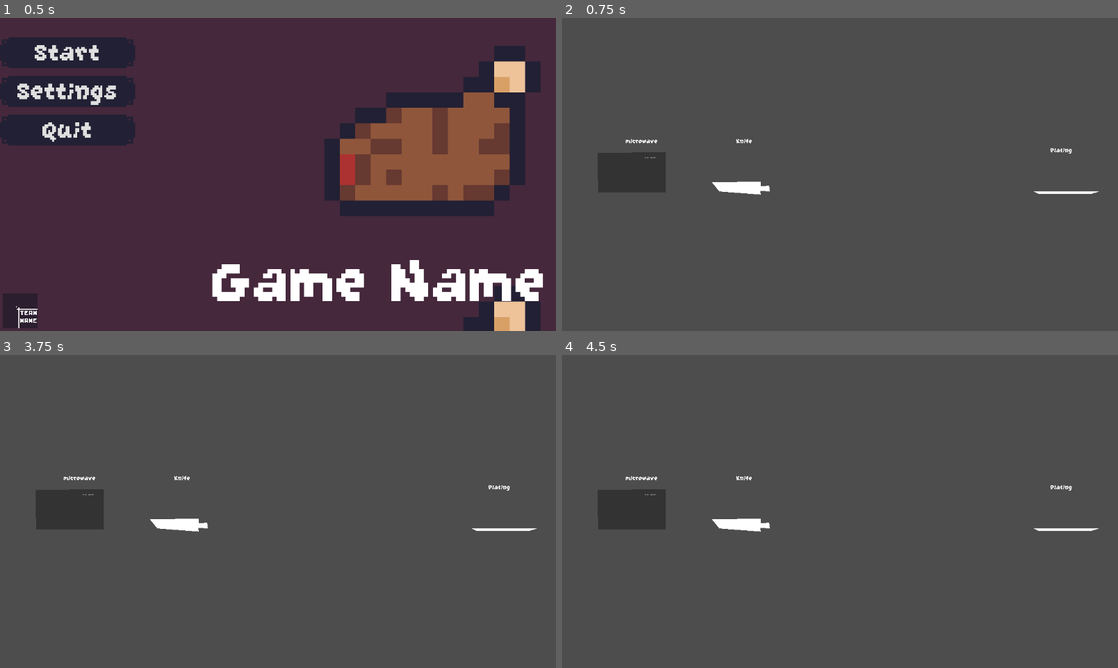
Above: before the commit, frames 1-4 (two rows, left to right).
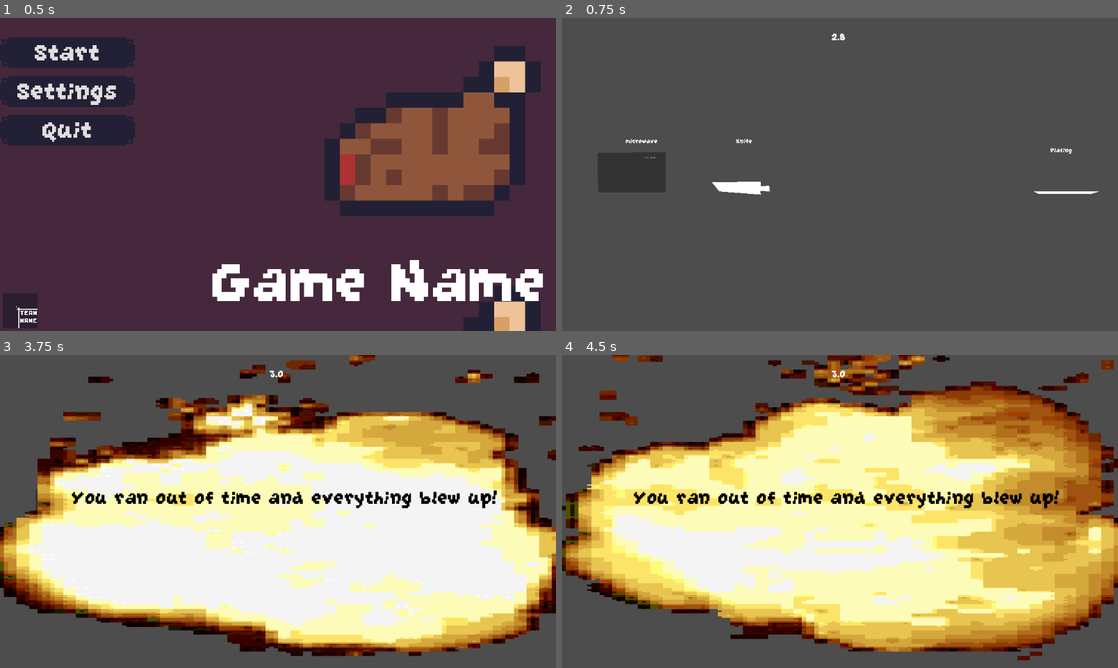
Above: after the commit, the same moments.

Repository: Sastingus/Team-name-GMTK-2026
Game: Godot game, scene res://scenes/worlds/main_menu.tscn
The game is run twice, just before and just after one commit, with the same random seed, the same clock (stepped at 60 frames per second) and the same inputs.
Inputs (mouse positions are in pixels of both pictures, inside the frame that each line leads up to):
- Up to frame 1 (0.5 s): no input
- Up to frame 2 (0.75 s): click "Start" at 0.5 s
- Up to frame 3 (3.75 s): tap Enter at 1.25, 3.5 s; move the mouse to (400, 495) at 1.27 s; right-click (400, 495) at 1.35 s; tap Space at 2 s; move the mouse to (166, 527) at 2.02 s; click (166, 527) at 2.1 s; move the mouse to (333, 442) at 2.77 s; right-click (333, 442) at 2.85 s; move the mouse to (250, 574) at 3.52 s; click (250, 574) at 3.6 s
- Up to frame 4 (4.5 s): move the mouse to (1006, 558) at 4.27 s; right-click (1006, 558) at 4.35 s

Frame 1 is identical in both runs. In frame 2, less than 0.1% of the frame differs, in the area x 48-51%, y 4-8%; in frame 3, 67%; in frame 4, 70%, in the area x 0-100%, y 0-98%.

Commit message:
win & lose detection

Diff:
--- a/autoload/globals.gd
+++ b/autoload/globals.gd
@@ -4,6 +4,13 @@
 var mouse_velocity := Vector2.ZERO
 
 const THROW_STRENGTH = 0.5
+
+var sent_food := []
+const RECIPE_COUNT = 1
+
+var in_game := false
+var game_timer := 0.0
+const GAME_TIME = 3
 
 var current_station : Stations = Stations.KITCHEN
 
@@ -17,8 +24,15 @@
 	PLATING
 }
 
+func _ready() -> void:
+	game_timer = GAME_TIME
+
 func _process(delta: float) -> void:
 	mouse_velocity = Input.get_last_mouse_velocity()
+	if in_game:
+		game_timer -= delta
+		if game_timer <= 0.0:
+			lose()
 
 func _input(event: InputEvent) -> void:
 	if Input.is_action_just_pressed("click"):
@@ -43,3 +57,20 @@
 			new_replacement_object.rotation = parent.rotation
 			new_replacement_object.scale = parent.scale
 			parent.queue_free()
+
+func send_food(food):
+	sent_food.append(food)
+	if sent_food.size() >= RECIPE_COUNT:
+		win()
+
+func win():
+	in_game = false
+	SignalBus.win.emit()
+	print("you win!")
+
+func lose():
+	in_game = false
+	SignalBus.lose.emit()
+	game_timer = GAME_TIME
+	sent_food = []
+	current_station = Stations.KITCHEN
--- a/autoload/signal_bus.gd
+++ b/autoload/signal_bus.gd
@@ -6,3 +6,6 @@
 signal back
 
 signal switch_station(station : Globals.Stations)
+
+signal lose
+signal win
--- a/scenes/tools/Plate/plate.gd
+++ b/scenes/tools/Plate/plate.gd
@@ -10,6 +10,7 @@
 	if current_target != null:
 		current_target.reparent(sprite)
 		animation_player.play("send_off")
+		Globals.send_food(current_target)
 
 func delete_target():
 	current_target.queue_free()
--- a/scenes/tools/Plate/plate.tscn
+++ b/scenes/tools/Plate/plate.tscn
@@ -72,7 +72,7 @@
 "times": PackedFloat32Array(0, 0.6147861, 0.7, 0.8076874, 0.9728331),
 "transitions": PackedFloat32Array(1, 1, 1, 1, 1),
 "update": 0,
-"values": [0.008726646259971648, 0.008726646259971648, -0.06457718232378999, 0.06457718232378999, 0.008726646259971648]
+"values": [0.00872664625997164, 0.00872664625997164, -0.06457718232378999, 0.06457718232378999, 0.00872664625997164]
 }
 tracks/2/type = "value"
 tracks/2/imported = false
--- a/scenes/tools/pepper_shaker/pepper_shaker.tscn
+++ b/scenes/tools/pepper_shaker/pepper_shaker.tscn
@@ -79,6 +79,7 @@
 [node name="GPUParticles2D" type="GPUParticles2D" parent="PepperArea" unique_id=235570281]
 position = Vector2(-1.0000055, -63)
 rotation = 3.1415925
+emitting = false
 amount = 16
 process_material = SubResource("ParticleProcessMaterial_07jyi")
 
--- a/scenes/worlds/main_menu.gd
+++ b/scenes/worlds/main_menu.gd
@@ -3,6 +3,7 @@
 
 
 func _on_start_pressed() -> void:
+	Globals.in_game = true
 	get_tree().change_scene_to_file("res://scenes/worlds/world.tscn")
 
 func _on_settings_pressed() -> void:
--- /dev/null
+++ b/scenes/worlds/world.gd
@@ -0,0 +1,16 @@
+extends Node2D
+
+@onready var timer_label: Label = $Ui/TimerLabel
+@onready var explosion: AnimatedSprite2D = $Ui/Explosion
+@onready var lose_label: Label = $Ui/LoseLabel
+
+func _process(delta: float) -> void:
+	timer_label.text = str(round(Globals.game_timer*10)/10)
+
+func _ready() -> void:
+	SignalBus.lose.connect(lose)
+
+func lose():
+	explosion.visible = true
+	lose_label.visible = true
+	explosion.play("default")
--- a/scenes/worlds/world.tscn
+++ b/scenes/worlds/world.tscn
@@ -1,5 +1,6 @@
 [gd_scene format=3 uid="uid://btxhrcasqfjue"]
 
+[ext_resource type="Script" uid="uid://che7s13qv6h8q" path="res://scenes/worlds/world.gd" id="1_i30uk"]
 [ext_resource type="PackedScene" uid="uid://dvnngx1t1ppdt" path="res://scenes/stations/station.tscn" id="1_sqeqr"]
 [ext_resource type="Script" uid="uid://djfl16qf421c2" path="res://scenes/stations/station.gd" id="2_jwygn"]
 [ext_resource type="PackedScene" uid="uid://b5gebj45i87sl" path="res://scenes/tools/microwave/microwave.tscn" id="2_vpaal"]
@@ -8,6 +9,7 @@
 [ext_resource type="PackedScene" uid="uid://bvu1us48n8nbf" path="res://scenes/ingredients/egg.tscn" id="6_xaid1"]
 [ext_resource type="PackedScene" uid="uid://dmb07pac4ciu4" path="res://scenes/tools/pepper_shaker/pepper_shaker.tscn" id="7_folui"]
 [ext_resource type="PackedScene" uid="uid://bui68jasparpc" path="res://scenes/tools/Plate/plate.tscn" id="9_i30uk"]
+[ext_resource type="Texture2D" uid="uid://b1ncux0uqfrdd" path="res://assets/explosion.png" id="10_rbjkb"]
 
 [sub_resource type="RectangleShape2D" id="RectangleShape2D_0qnlt"]
 size = Vector2(163, 126)
@@ -15,7 +17,128 @@
 [sub_resource type="RectangleShape2D" id="RectangleShape2D_07jyi"]
 size = Vector2(163, 132)
 
+[sub_resource type="AtlasTexture" id="AtlasTexture_vx1ig"]
+atlas = ExtResource("10_rbjkb")
+region = Rect2(600, 282, 200, 282)
+
+[sub_resource type="AtlasTexture" id="AtlasTexture_cvimc"]
+atlas = ExtResource("10_rbjkb")
+region = Rect2(800, 282, 200, 282)
+
+[sub_resource type="AtlasTexture" id="AtlasTexture_n71ak"]
+atlas = ExtResource("10_rbjkb")
+region = Rect2(0, 564, 200, 282)
+
+[sub_resource type="AtlasTexture" id="AtlasTexture_thq3p"]
+atlas = ExtResource("10_rbjkb")
+region = Rect2(200, 564, 200, 282)
+
+[sub_resource type="AtlasTexture" id="AtlasTexture_3k0i1"]
+atlas = ExtResource("10_rbjkb")
+region = Rect2(400, 564, 200, 282)
+
+[sub_resource type="AtlasTexture" id="AtlasTexture_svvlm"]
+atlas = ExtResource("10_rbjkb")
+region = Rect2(600, 564, 200, 282)
+
+[sub_resource type="AtlasTexture" id="AtlasTexture_rjcos"]
+atlas = ExtResource("10_rbjkb")
+region = Rect2(800, 564, 200, 282)
+
+[sub_resource type="AtlasTexture" id="AtlasTexture_w8a3b"]
+atlas = ExtResource("10_rbjkb")
+region = Rect2(0, 846, 200, 282)
+
+[sub_resource type="AtlasTexture" id="AtlasTexture_1i314"]
+atlas = ExtResource("10_rbjkb")
+region = Rect2(200, 846, 200, 282)
+
+[sub_resource type="AtlasTexture" id="AtlasTexture_qld6t"]
+atlas = ExtResource("10_rbjkb")
+region = Rect2(0, 0, 200, 282)
+
+[sub_resource type="AtlasTexture" id="AtlasTexture_8l1xj"]
+atlas = ExtResource("10_rbjkb")
+region = Rect2(200, 0, 200, 282)
+
+[sub_resource type="AtlasTexture" id="AtlasTexture_5kpmn"]
+atlas = ExtResource("10_rbjkb")
+region = Rect2(400, 0, 200, 282)
+
+[sub_resource type="AtlasTexture" id="AtlasTexture_np8mm"]
+atlas = ExtResource("10_rbjkb")
+region = Rect2(600, 0, 200, 282)
+
+[sub_resource type="AtlasTexture" id="AtlasTexture_wjnv7"]
+atlas = ExtResource("10_rbjkb")
+region = Rect2(800, 0, 200, 282)
+
+[sub_resource type="AtlasTexture" id="AtlasTexture_0vkl4"]
+atlas = ExtResource("10_rbjkb")
+region = Rect2(0, 282, 200, 282)
+
+[sub_resource type="AtlasTexture" id="AtlasTexture_o01de"]
+atlas = ExtResource("10_rbjkb")
+region = Rect2(200, 282, 200, 282)
+
+[sub_resource type="SpriteFrames" id="SpriteFrames_07jyi"]
+animations = [{
+"frames": [{
+"duration": 1.0,
+"texture": SubResource("AtlasTexture_vx1ig")
+}, {
+"duration": 1.0,
+"texture": SubResource("AtlasTexture_cvimc")
+}, {
+"duration": 1.0,
+"texture": SubResource("AtlasTexture_n71ak")
+}, {
+"duration": 1.0,
+"texture": SubResource("AtlasTexture_thq3p")
+}, {
+"duration": 1.0,
+"texture": SubResource("AtlasTexture_3k0i1")
+}, {
+"duration": 1.0,
+"texture": SubResource("AtlasTexture_svvlm")
+}, {
+"duration": 1.0,
+"texture": SubResource("AtlasTexture_rjcos")
+}, {
+"duration": 1.0,
+"texture": SubResource("AtlasTexture_w8a3b")
+}, {
+"duration": 1.0,
+"texture": SubResource("AtlasTexture_1i314")
+}, {
+"duration": 1.0,
+"texture": SubResource("AtlasTexture_qld6t")
+}, {
+"duration": 1.0,
+"texture": SubResource("AtlasTexture_8l1xj")
+}, {
+"duration": 1.0,
+"texture": SubResource("AtlasTexture_5kpmn")
+}, {
+"duration": 1.0,
+"texture": SubResource("AtlasTexture_np8mm")
+}, {
+"duration": 1.0,
+"texture": SubResource("AtlasTexture_wjnv7")
+}, {
+"duration": 1.0,
+"texture": SubResource("AtlasTexture_0vkl4")
+}, {
+"duration": 1.0,
+"texture": SubResource("AtlasTexture_o01de")
+}],
+"loop": 1,
+"name": &"default",
+"speed": 24.0
+}]
+
 [node name="world" type="Node2D" unique_id=737096411]
+script = ExtResource("1_i30uk")
 
 [node name="KitchenStation" type="Node2D" parent="." unique_id=1151275089]
 script = ExtResource("2_jwygn")
@@ -131,3 +254,32 @@
 
 [node name="Plate" parent="PlateStation" unique_id=1522694538 instance=ExtResource("9_i30uk")]
 position = Vector2(-28, 230)
+
+[node name="Ui" type="CanvasLayer" parent="." unique_id=725376548]
+layer = 5
+
+[node name="TimerLabel" type="Label" parent="Ui" unique_id=1715821943]
+offset_left = 559.0
+offset_top = 25.0
+offset_right = 613.0
+offset_bottom = 56.0
+theme_override_font_sizes/font_size = 27
+text = "120.0"
+
+[node name="LoseLabel" type="Label" parent="Ui" unique_id=219192720]
+visible = false
+offset_left = 149.0
+offset_top = 271.0
+offset_right = 1033.0
+offset_bottom = 321.0
+theme_override_colors/font_color = Color(0, 0, 0, 1)
+theme_override_font_sizes/font_size = 49
+text = "You ran out of time and everything blew up!"
+
+[node name="Explosion" type="AnimatedSprite2D" parent="Ui" unique_id=2062786099]
+visible = false
+z_index = -1
+position = Vector2(637, 375.00003)
+scale = Vector2(8.7320385, 3.138822)
+sprite_frames = SubResource("SpriteFrames_07jyi")
+frame_progress = 0.9558142
Binary file added: assets/explosion.png
Not shown, added: assets/explosion.png.import
Not shown, added: scenes/worlds/world.gd.uid
